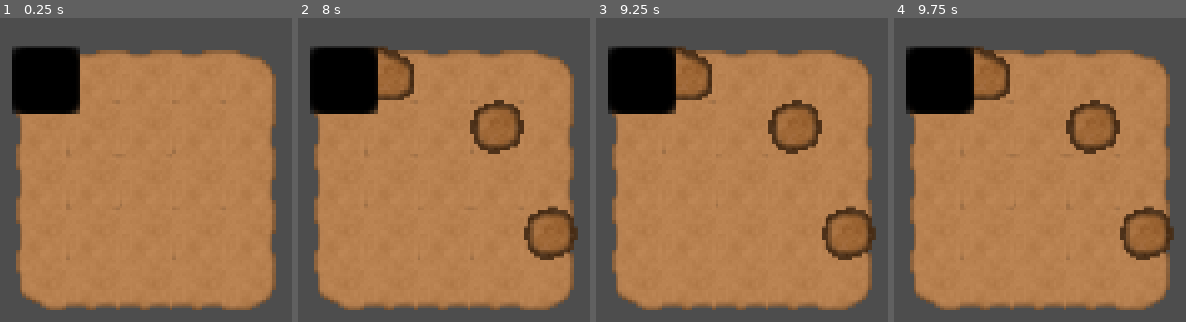
Above: before the commit, frames 1-4 (left to right).
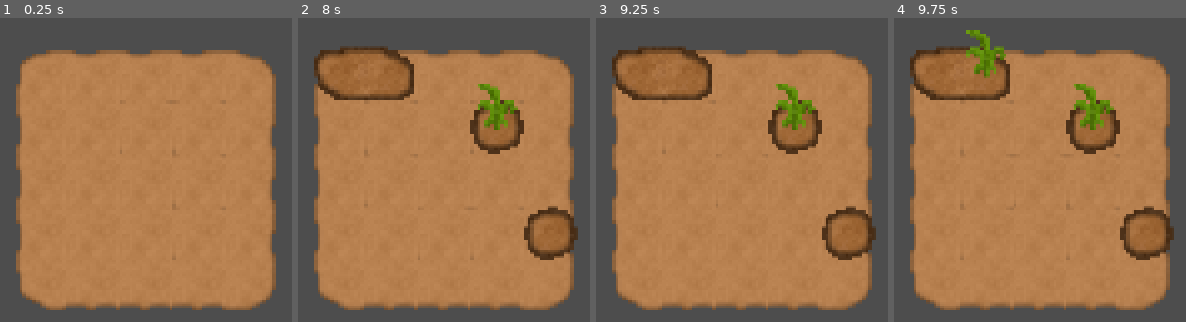
Above: after the commit, the same moments.

Repository: Sosenteam/farmy-farm
Game: Godot game, scene res://world.tscn
Two runs of this game, one before a commit and one after it. Both use one fixed random seed, a clock stepped at 60 frames per second and the inputs below. This scene is started directly instead of the project's main scene.
Inputs (mouse positions are in pixels of both pictures, inside the frame that each line leads up to):
- Up to frame 1 (0.25 s): no input
- Up to frame 2 (8 s): tap Enter at 0.5, 2, 3.5 s; move the mouse to (outside the picture) at 0.52 s; click (outside the picture) at 0.67 s; tap Space at 1.25, 2.75, 4.25 s; move the mouse to (outside the picture) at 1.27 s; click (outside the picture) at 1.42 s; move the mouse to (outside the picture) at 2.02 s; click (outside the picture) at 2.17 s; move the mouse to (391, 48) at 2.77 s; click (391, 48) at 2.92 s; move the mouse to (outside the picture) at 3.52 s; click (outside the picture) at 3.67 s; move the mouse to (outside the picture) at 4.27 s; click (outside the picture) at 4.42 s; move the mouse to (outside the picture) at 5.02 s; click (outside the picture) at 5.17 s; move the mouse to (outside the picture) at 5.77 s; click (outside the picture) at 5.92 s; move the mouse to (outside the picture) at 6.52 s; click (outside the picture) at 6.67 s; move the mouse to (outside the picture) at 7.27 s; click (outside the picture) at 7.42 s
- Up to frame 3 (9.25 s): move the mouse to (outside the picture) at 8.02 s; click (outside the picture) at 8.17 s; move the mouse to (689, 48) at 8.77 s; click (689, 48) at 8.92 s
- Up to frame 4 (9.75 s): move the mouse to (outside the picture) at 9.52 s; click (outside the picture) at 9.67 s

The runs differ from the first frame. In frame 1, 5.3% of the frame differs, in the area x 4-78%, y 9-80%; in frame 2, 6.2%; in frame 3, 6.2%; in frame 4, 7.1%, in the area x 4-76%, y 3-37%.

Commit message:
fixed assets breaking

Diff:
--- a/project.godot
+++ b/project.godot
@@ -11,7 +11,7 @@
 [application]
 
 config/name="FarmyFarm"
-run/main_scene="uid://buch5jd2tmlyc"
+run/main_scene="uid://f22n8up8a2mh"
 config/features=PackedStringArray("4.6", "GL Compatibility")
 
 [autoload]
--- a/tile_managing/heatmap.gd
+++ b/tile_managing/heatmap.gd
@@ -5,17 +5,19 @@
 
 
 func _draw() -> void:
-	var r:float = 0
-	var g:float = 0
-	var b:float = 0
+
 	for t in manager.map.size():
 		var tile = manager.map[t]
-		r = tile.ground.nitrogen
-		g = tile.ground.phosphorus
-		b = tile.ground.potassium
 		var x = manager.tiles.index_to_vector(t).x
 		var y = manager.tiles.index_to_vector(t).y
-		draw_rect(Rect2(x,y,16,16),Color(r,g,b,0.5))
+		# All Color
+		#var r:float = tile.ground.nitrogen
+		#var g:float = tile.ground.phosphorus
+		#var b:float = tile.ground.potassium
+		#draw_rect(Rect2(x*16,y*16,16,16),Color(r,g,b,0.1))
+
+		var a:float = tile.ground.nitrogen
+		draw_rect(Rect2(x*16,y*16,16,16),Color(1,0,0,remap(a,0,200,0,0.25)))
 
 func _process(delta: float) -> void:
 	queue_redraw()
--- a/tile_managing/tile_manager.gd
+++ b/tile_managing/tile_manager.gd
@@ -14,6 +14,7 @@
 	Global.on_tick.connect(on_tick)
 	for i in tiles.cells:
 		map.append(Tile.new([Dirt].pick_random(),[Corn,Wheat,Carrot].pick_random()))
+		map[i].ground.change_nutrients(randf_range(0,200),randf_range(0,200),randf_range(0,200))
 		#map.append(Tile.new(Dirt,Wheat))
 		map[i].occupant.change_growth_stage.connect(on_change_growth_stage.bind(i)) # Bind growthstage changes to function
 
--- a/tile_managing/tile_manager.tscn
+++ b/tile_managing/tile_manager.tscn
@@ -19,4 +19,7 @@
 tile_set = ExtResource("3_1lfs6")
 
 [node name="Heatmap" type="Node2D" parent="." unique_id=1343265419]
+visible = false
+z_index = 200
+z_as_relative = false
 script = ExtResource("4_cdvg4")
--- a/tilemaps/dirt.tres
+++ /dev/null
@@ -1,408 +0,0 @@
-[gd_resource type="TileSet" format=3 uid="uid://bbaqv4b05nraf"]
-
-[ext_resource type="Texture2D" uid="uid://d4by7m51jx5hq" path="res://assets/Dirt-soil.png" id="1_veckc"]
-[ext_resource type="Texture2D" uid="uid://c0f5yyqnr47nb" path="res://assets/soil.png" id="2_veckc"]
-
-[sub_resource type="TileSetAtlasSource" id="TileSetAtlasSource_km5ld"]
-texture = ExtResource("1_veckc")
-0:0/0 = 0
-0:0/0/terrain_set = 0
-0:0/0/terrain = 0
-0:0/0/physics_layer_0/polygon_0/points = PackedVector2Array(-8, -8, 8, -8, 8, 8, -8, 8)
-0:0/0/terrains_peering_bit/right_side = 0
-0:0/0/terrains_peering_bit/bottom_right_corner = 0
-0:0/0/terrains_peering_bit/bottom_side = 0
-1:0/0 = 0
-1:0/0/terrain_set = 0
-1:0/0/terrain = 0
-1:0/0/physics_layer_0/polygon_0/points = PackedVector2Array(-8, -8, 8, -8, 8, 8, -8, 8)
-1:0/0/terrains_peering_bit/right_side = 0
-1:0/0/terrains_peering_bit/bottom_right_corner = 0
-1:0/0/terrains_peering_bit/bottom_side = 0
-1:0/0/terrains_peering_bit/bottom_left_corner = 0
-1:0/0/terrains_peering_bit/left_side = 0
-2:0/0 = 0
-2:0/0/terrain_set = 0
-2:0/0/terrain = 0
-2:0/0/physics_layer_0/polygon_0/points = PackedVector2Array(-8, -8, 8, -8, 8, 8, -8, 8)
-2:0/0/terrains_peering_bit/bottom_side = 0
-2:0/0/terrains_peering_bit/bottom_left_corner = 0
-2:0/0/terrains_peering_bit/left_side = 0
-3:0/0 = 0
-3:0/0/terrain_set = 0
-3:0/0/terrain = 0
-3:0/0/physics_layer_0/polygon_0/points = PackedVector2Array(-8, -8, 8, -8, 8, 8, -8, 8)
-3:0/0/terrains_peering_bit/bottom_side = 0
-4:0/0 = 0
-4:0/0/terrain_set = 0
-4:0/0/terrain = 0
-4:0/0/physics_layer_0/polygon_0/points = PackedVector2Array(-8, -8, 8, -8, 8, 8, -8, 8)
-4:0/0/terrains_peering_bit/right_side = 0
-4:0/0/terrains_peering_bit/bottom_side = 0
-5:0/0 = 0
-5:0/0/terrain_set = 0
-5:0/0/terrain = 0
-5:0/0/physics_layer_0/polygon_0/points = PackedVector2Array(-8, -8, 8, -8, 8, 8, -8, 8)
-5:0/0/terrains_peering_bit/bottom_side = 0
-5:0/0/terrains_peering_bit/left_side = 0
-6:0/0 = 0
-6:0/0/terrain_set = 0
-6:0/0/terrain = 0
-6:0/0/physics_layer_0/polygon_0/points = PackedVector2Array(-8, -8, 8, -8, 8, 8, -8, 8)
-6:0/0/terrains_peering_bit/right_side = 0
-6:0/0/terrains_peering_bit/bottom_side = 0
-6:0/0/terrains_peering_bit/left_side = 0
-7:0/0 = 0
-7:0/0/terrain_set = 0
-7:0/0/terrain = 0
-7:0/0/physics_layer_0/polygon_0/points = PackedVector2Array(-8, -8, 8, -8, 8, 8, -8, 8)
-7:0/0/terrains_peering_bit/right_side = 0
-7:0/0/terrains_peering_bit/left_side = 0
-7:0/0/terrains_peering_bit/top_side = 0
-0:1/0 = 0
-0:1/0/terrain_set = 0
-0:1/0/terrain = 0
-0:1/0/physics_layer_0/polygon_0/points = PackedVector2Array(-8, -8, 8, -8, 8, 8, -8, 8)
-0:1/0/terrains_peering_bit/right_side = 0
-0:1/0/terrains_peering_bit/bottom_right_corner = 0
-0:1/0/terrains_peering_bit/bottom_side = 0
-0:1/0/terrains_peering_bit/top_side = 0
-0:1/0/terrains_peering_bit/top_right_corner = 0
-1:1/0 = 0
-1:1/0/terrain_set = 0
-1:1/0/terrain = 0
-1:1/0/physics_layer_0/polygon_0/points = PackedVector2Array(-8, -8, 8, -8, 8, 8, -8, 8)
-1:1/0/terrains_peering_bit/right_side = 0
-1:1/0/terrains_peering_bit/bottom_right_corner = 0
-1:1/0/terrains_peering_bit/bottom_side = 0
-1:1/0/terrains_peering_bit/bottom_left_corner = 0
-1:1/0/terrains_peering_bit/left_side = 0
-1:1/0/terrains_peering_bit/top_left_corner = 0
-1:1/0/terrains_peering_bit/top_side = 0
-1:1/0/terrains_peering_bit/top_right_corner = 0
-2:1/0 = 0
-2:1/0/terrain_set = 0
-2:1/0/terrain = 0
-2:1/0/physics_layer_0/polygon_0/points = PackedVector2Array(-8, -8, 8, -8, 8, 8, -8, 8)
-2:1/0/terrains_peering_bit/bottom_side = 0
-2:1/0/terrains_peering_bit/bottom_left_corner = 0
-2:1/0/terrains_peering_bit/left_side = 0
-2:1/0/terrains_peering_bit/top_left_corner = 0
-2:1/0/terrains_peering_bit/top_side = 0
-3:1/0 = 0
-3:1/0/terrain_set = 0
-3:1/0/terrain = 0
-3:1/0/physics_layer_0/polygon_0/points = PackedVector2Array(-8, -8, 8, -8, 8, 8, -8, 8)
-3:1/0/terrains_peering_bit/bottom_side = 0
-3:1/0/terrains_peering_bit/top_side = 0
-4:1/0 = 0
-4:1/0/terrain_set = 0
-4:1/0/terrain = 0
-4:1/0/physics_layer_0/polygon_0/points = PackedVector2Array(-8, -8, 8, -8, 8, 8, -8, 8)
-4:1/0/terrains_peering_bit/right_side = 0
-4:1/0/terrains_peering_bit/top_side = 0
-5:1/0 = 0
-5:1/0/terrain_set = 0
-5:1/0/terrain = 0
-5:1/0/physics_layer_0/polygon_0/points = PackedVector2Array(-8, -8, 8, -8, 8, 8, -8, 8)
-5:1/0/terrains_peering_bit/left_side = 0
-5:1/0/terrains_peering_bit/top_side = 0
-6:1/0 = 0
-6:1/0/terrain_set = 0
-6:1/0/terrain = 0
-6:1/0/physics_layer_0/polygon_0/points = PackedVector2Array(-8, -8, 8, -8, 8, 8, -8, 8)
-6:1/0/terrains_peering_bit/right_side = 0
-6:1/0/terrains_peering_bit/bottom_side = 0
-6:1/0/terrains_peering_bit/top_side = 0
-7:1/0 = 0
-7:1/0/terrain_set = 0
-7:1/0/terrain = 0
-7:1/0/physics_layer_0/polygon_0/points = PackedVector2Array(-8, -8, 8, -8, 8, 8, -8, 8)
-7:1/0/terrains_peering_bit/bottom_side = 0
-7:1/0/terrains_peering_bit/left_side = 0
-7:1/0/terrains_peering_bit/top_side = 0
-0:2/0 = 0
-0:2/0/terrain_set = 0
-0:2/0/terrain = 0
-0:2/0/physics_layer_0/polygon_0/points = PackedVector2Array(-8, -8, 8, -8, 8, 8, -8, 8)
-0:2/0/terrains_peering_bit/right_side = 0
-0:2/0/terrains_peering_bit/top_side = 0
-0:2/0/terrains_peering_bit/top_right_corner = 0
-1:2/0 = 0
-1:2/0/terrain_set = 0
-1:2/0/terrain = 0
-1:2/0/physics_layer_0/polygon_0/points = PackedVector2Array(-8, -8, 8, -8, 8, 8, -8, 8)
-1:2/0/terrains_peering_bit/right_side = 0
-1:2/0/terrains_peering_bit/left_side = 0
-1:2/0/terrains_peering_bit/top_left_corner = 0
-1:2/0/terrains_peering_bit/top_side = 0
-1:2/0/terrains_peering_bit/top_right_corner = 0
-2:2/0 = 0
-2:2/0/terrain_set = 0
-2:2/0/terrain = 0
-2:2/0/physics_layer_0/polygon_0/points = PackedVector2Array(-8, -8, 8, -8, 8, 8, -8, 8)
-2:2/0/terrains_peering_bit/left_side = 0
-2:2/0/terrains_peering_bit/top_left_corner = 0
-2:2/0/terrains_peering_bit/top_side = 0
-3:2/0 = 0
-3:2/0/terrain_set = 0
-3:2/0/terrain = 0
-3:2/0/physics_layer_0/polygon_0/points = PackedVector2Array(-8, -8, 8, -8, 8, 8, -8, 8)
-3:2/0/terrains_peering_bit/top_side = 0
-4:2/0 = 0
-4:2/0/terrain_set = 0
-4:2/0/terrain = 0
-4:2/0/physics_layer_0/polygon_0/points = PackedVector2Array(-8, -8, 8, -8, 8, 8, -8, 8)
-4:2/0/terrains_peering_bit/right_side = 0
-4:2/0/terrains_peering_bit/bottom_side = 0
-4:2/0/terrains_peering_bit/bottom_left_corner = 0
-4:2/0/terrains_peering_bit/left_side = 0
-4:2/0/terrains_peering_bit/top_left_corner = 0
-4:2/0/terrains_peering_bit/top_side = 0
-4:2/0/terrains_peering_bit/top_right_corner = 0
-5:2/0 = 0
-5:2/0/terrain_set = 0
-5:2/0/terrain = 0
-5:2/0/physics_layer_0/polygon_0/points = PackedVector2Array(-8, -8, 8, -8, 8, 8, -8, 8)
-5:2/0/terrains_peering_bit/right_side = 0
-5:2/0/terrains_peering_bit/bottom_right_corner = 0
-5:2/0/terrains_peering_bit/bottom_side = 0
-5:2/0/terrains_peering_bit/left_side = 0
-5:2/0/terrains_peering_bit/top_left_corner = 0
-5:2/0/terrains_peering_bit/top_side = 0
-5:2/0/terrains_peering_bit/top_right_corner = 0
-6:2/0 = 0
-6:2/0/terrain_set = 0
-6:2/0/terrain = 0
-6:2/0/physics_layer_0/polygon_0/points = PackedVector2Array(-8, -8, 8, -8, 8, 8, -8, 8)
-6:2/0/terrains_peering_bit/right_side = 0
-6:2/0/terrains_peering_bit/bottom_side = 0
-6:2/0/terrains_peering_bit/left_side = 0
-6:2/0/terrains_peering_bit/top_left_corner = 0
-6:2/0/terrains_peering_bit/top_side = 0
-7:2/0 = 0
-7:2/0/terrain_set = 0
-7:2/0/terrain = 0
-7:2/0/physics_layer_0/polygon_0/points = PackedVector2Array(-8, -8, 8, -8, 8, 8, -8, 8)
-7:2/0/terrains_peering_bit/right_side = 0
-7:2/0/terrains_peering_bit/bottom_right_corner = 0
-7:2/0/terrains_peering_bit/bottom_side = 0
-7:2/0/terrains_peering_bit/left_side = 0
-7:2/0/terrains_peering_bit/top_side = 0
-0:3/0 = 0
-0:3/0/terrain_set = 0
-0:3/0/terrain = 0
-0:3/0/physics_layer_0/polygon_0/points = PackedVector2Array(-8, -8, 8, -8, 8, 8, -8, 8)
-0:3/0/terrains_peering_bit/right_side = 0
-1:3/0 = 0
-1:3/0/terrain_set = 0
-1:3/0/terrain = 0
-1:3/0/physics_layer_0/polygon_0/points = PackedVector2Array(-8, -8, 8, -8, 8, 8, -8, 8)
-1:3/0/terrains_peering_bit/right_side = 0
-1:3/0/terrains_peering_bit/left_side = 0
-2:3/0 = 0
-2:3/0/terrain_set = 0
-2:3/0/terrain = 0
-2:3/0/physics_layer_0/polygon_0/points = PackedVector2Array(-8, -8, 8, -8, 8, 8, -8, 8)
-2:3/0/terrains_peering_bit/left_side = 0
-3:3/0 = 0
-3:3/0/terrain_set = 0
-3:3/0/terrain = 0
-3:3/0/physics_layer_0/polygon_0/points = PackedVector2Array(-8, -8, 8, -8, 8, 8, -8, 8)
-4:3/0 = 0
-4:3/0/terrain_set = 0
-4:3/0/terrain = 0
-4:3/0/physics_layer_0/polygon_0/points = PackedVector2Array(-8, -8, 8, -8, 8, 8, -8, 8)
-4:3/0/terrains_peering_bit/right_side = 0
-4:3/0/terrains_peering_bit/bottom_right_corner = 0
-4:3/0/terrains_peering_bit/bottom_side = 0
-4:3/0/terrains_peering_bit/bottom_left_corner = 0
-4:3/0/terrains_peering_bit/left_side = 0
-4:3/0/terrains_peering_bit/top_left_corner = 0
-4:3/0/terrains_peering_bit/top_side = 0
-5:3/0 = 0
-5:3/0/terrain_set = 0
-5:3/0/terrain = 0
-5:3/0/physics_layer_0/polygon_0/points = PackedVector2Array(-8, -8, 8, -8, 8, 8, -8, 8)
-5:3/0/terrains_peering_bit/right_side = 0
-5:3/0/terrains_peering_bit/bottom_right_corner = 0
-5:3/0/terrains_peering_bit/bottom_side = 0
-5:3/0/terrains_peering_bit/bottom_left_corner = 0
-5:3/0/terrains_peering_bit/left_side = 0
-5:3/0/terrains_peering_bit/top_side = 0
-5:3/0/terrains_peering_bit/top_right_corner = 0
-6:3/0 = 0
-6:3/0/terrain_set = 0
-6:3/0/terrain = 0
-6:3/0/physics_layer_0/polygon_0/points = PackedVector2Array(-8, -8, 8, -8, 8, 8, -8, 8)
-6:3/0/terrains_peering_bit/right_side = 0
-6:3/0/terrains_peering_bit/bottom_side = 0
-6:3/0/terrains_peering_bit/bottom_left_corner = 0
-6:3/0/terrains_peering_bit/left_side = 0
-6:3/0/terrains_peering_bit/top_left_corner = 0
-6:3/0/terrains_peering_bit/top_side = 0
-7:3/0 = 0
-7:3/0/terrain_set = 0
-7:3/0/terrain = 0
-7:3/0/physics_layer_0/polygon_0/points = PackedVector2Array(-8, -8, 8, -8, 8, 8, -8, 8)
-7:3/0/terrains_peering_bit/right_side = 0
-7:3/0/terrains_peering_bit/bottom_right_corner = 0
-7:3/0/terrains_peering_bit/bottom_side = 0
-7:3/0/terrains_peering_bit/left_side = 0
-7:3/0/terrains_peering_bit/top_side = 0
-7:3/0/terrains_peering_bit/top_right_corner = 0
-0:4/0 = 0
-0:4/0/terrain_set = 0
-0:4/0/terrain = 0
-0:4/0/physics_layer_0/polygon_0/points = PackedVector2Array(-8, -8, 8, -8, 8, 8, -8, 8)
-0:4/0/terrains_peering_bit/right_side = 0
-0:4/0/terrains_peering_bit/bottom_right_corner = 0
-0:4/0/terrains_peering_bit/bottom_side = 0
-0:4/0/terrains_peering_bit/top_side = 0
-1:4/0 = 0
-1:4/0/terrain_set = 0
-1:4/0/terrain = 0
-1:4/0/physics_layer_0/polygon_0/points = PackedVector2Array(-8, -8, 8, -8, 8, 8, -8, 8)
-1:4/0/terrains_peering_bit/bottom_side = 0
-1:4/0/terrains_peering_bit/bottom_left_corner = 0
-1:4/0/terrains_peering_bit/left_side = 0
-1:4/0/terrains_peering_bit/top_side = 0
-2:4/0 = 0
-2:4/0/terrain_set = 0
-2:4/0/terrain = 0
-2:4/0/physics_layer_0/polygon_0/points = PackedVector2Array(-8, -8, 8, -8, 8, 8, -8, 8)
-2:4/0/terrains_peering_bit/right_side = 0
-2:4/0/terrains_peering_bit/bottom_right_corner = 0
-2:4/0/terrains_peering_bit/bottom_side = 0
-2:4/0/terrains_peering_bit/left_side = 0
-3:4/0 = 0
-3:4/0/terrain_set = 0
-3:4/0/terrain = 0
-3:4/0/physics_layer_0/polygon_0/points = PackedVector2Array(-8, -8, 8, -8, 8, 8, -8, 8)
-3:4/0/terrains_peering_bit/right_side = 0
-3:4/0/terrains_peering_bit/bottom_side = 0
-3:4/0/terrains_peering_bit/bottom_left_corner = 0
-3:4/0/terrains_peering_bit/left_side = 0
-4:4/0 = 0
-4:4/0/terrain_set = 0
-4:4/0/terrain = 0
-4:4/0/physics_layer_0/polygon_0/points = PackedVector2Array(-8, -8, 8, -8, 8, 8, -8, 8)
-4:4/0/terrains_peering_bit/right_side = 0
-4:4/0/terrains_peering_bit/bottom_right_corner = 0
-4:4/0/terrains_peering_bit/bottom_side = 0
-4:4/0/terrains_peering_bit/left_side = 0
-4:4/0/terrains_peering_bit/top_side = 0
-5:4/0 = 0
-5:4/0/terrain_set = 0
-5:4/0/terrain = 0
-5:4/0/physics_layer_0/polygon_0/points = PackedVector2Array(-8, -8, 8, -8, 8, 8, -8, 8)
-5:4/0/terrains_peering_bit/right_side = 0
-5:4/0/terrains_peering_bit/bottom_side = 0
-5:4/0/terrains_peering_bit/bottom_left_corner = 0
-5:4/0/terrains_peering_bit/left_side = 0
-5:4/0/terrains_peering_bit/top_side = 0
-6:4/0 = 0
-6:4/0/terrain_set = 0
-6:4/0/terrain = 0
-6:4/0/physics_layer_0/polygon_0/points = PackedVector2Array(-8, -8, 8, -8, 8, 8, -8, 8)
-6:4/0/terrains_peering_bit/right_side = 0
-6:4/0/terrains_peering_bit/bottom_right_corner = 0
-6:4/0/terrains_peering_bit/bottom_side = 0
-6:4/0/terrains_peering_bit/left_side = 0
-6:4/0/terrains_peering_bit/top_left_corner = 0
-6:4/0/terrains_peering_bit/top_side = 0
-7:4/0 = 0
-7:4/0/terrain_set = 0
-7:4/0/terrain = 0
-7:4/0/physics_layer_0/polygon_0/points = PackedVector2Array(-8, -8, 8, -8, 8, 8, -8, 8)
-7:4/0/terrains_peering_bit/right_side = 0
-7:4/0/terrains_peering_bit/bottom_side = 0
-7:4/0/terrains_peering_bit/left_side = 0
-7:4/0/terrains_peering_bit/top_side = 0
-0:5/0 = 0
-0:5/0/terrain_set = 0
-0:5/0/terrain = 0
-0:5/0/physics_layer_0/polygon_0/points = PackedVector2Array(-8, -8, 8, -8, 8, 8, -8, 8)
-0:5/0/terrains_peering_bit/right_side = 0
-0:5/0/terrains_peering_bit/bottom_side = 0
-0:5/0/terrains_peering_bit/top_side = 0
-0:5/0/terrains_peering_bit/top_right_corner = 0
-1:5/0 = 0
-1:5/0/terrain_set = 0
-1:5/0/terrain = 0
-1:5/0/physics_layer_0/polygon_0/points = PackedVector2Array(-8, -8, 8, -8, 8, 8, -8, 8)
-1:5/0/terrains_peering_bit/bottom_side = 0
-1:5/0/terrains_peering_bit/left_side = 0
-1:5/0/terrains_peering_bit/top_left_corner = 0
-1:5/0/terrains_peering_bit/top_side = 0
-2:5/0 = 0
-2:5/0/terrain_set = 0
-2:5/0/terrain = 0
-2:5/0/physics_layer_0/polygon_0/points = PackedVector2Array(-8, -8, 8, -8, 8, 8, -8, 8)
-2:5/0/terrains_peering_bit/right_side = 0
-2:5/0/terrains_peering_bit/left_side = 0
-2:5/0/terrains_peering_bit/top_side = 0
-2:5/0/terrains_peering_bit/top_right_corner = 0
-3:5/0 = 0
-3:5/0/terrain_set = 0
-3:5/0/terrain = 0
-3:5/0/physics_layer_0/polygon_0/points = PackedVector2Array(-8, -8, 8, -8, 8, 8, -8, 8)
-3:5/0/terrains_peering_bit/right_side = 0
-3:5/0/terrains_peering_bit/left_side = 0
-3:5/0/terrains_peering_bit/top_left_corner = 0
-3:5/0/terrains_peering_bit/top_side = 0
-4:5/0 = 0
-4:5/0/terrain_set = 0
-4:5/0/terrain = 0
-4:5/0/physics_layer_0/polygon_0/points = PackedVector2Array(-8, -8, 8, -8, 8, 8, -8, 8)
-4:5/0/terrains_peering_bit/right_side = 0
-4:5/0/terrains_peering_bit/bottom_side = 0
-4:5/0/terrains_peering_bit/left_side = 0
-4:5/0/terrains_peering_bit/top_side = 0
-4:5/0/terrains_peering_bit/top_right_corner = 0
-5:5/0 = 0
-5:5/0/terrain_set = 0
-5:5/0/terrain = 0
-5:5/0/physics_layer_0/polygon_0/points = PackedVector2Array(-8, -8, 8, -8, 8, 8, -8, 8)
-5:5/0/terrains_peering_bit/right_side = 0
-5:5/0/terrains_peering_bit/bottom_side = 0
-5:5/0/terrains_peering_bit/left_side = 0
-5:5/0/terrains_peering_bit/top_left_corner = 0
-5:5/0/terrains_peering_bit/top_side = 0
-6:5/0 = 0
-6:5/0/terrain_set = 0
-6:5/0/terrain = 0
-6:5/0/physics_layer_0/polygon_0/points = PackedVector2Array(-8, -8, 8, -8, 8, 8, -8, 8)
-6:5/0/terrains_peering_bit/right_side = 0
-6:5/0/terrains_peering_bit/bottom_side = 0
-6:5/0/terrains_peering_bit/bottom_left_corner = 0
-6:5/0/terrains_peering_bit/left_side = 0
-6:5/0/terrains_peering_bit/top_side = 0
-6:5/0/terrains_peering_bit/top_right_corner = 0
-7:5/0 = 0
-7:5/0/physics_layer_0/polygon_0/points = PackedVector2Array(-8, -8, 8, -8, 8, 8, -8, 8)
-
-[sub_resource type="TileSetAtlasSource" id="TileSetAtlasSource_i2t4f"]
-texture = ExtResource("2_veckc")
-0:0/0 = 0
-0:0/0/terrain_set = 0
-0:0/0/terrain = 1
-0:0/0/physics_layer_0/polygon_0/points = PackedVector2Array(-8, -8, 8, -8, 8, 8, -8, 8)
-0:0/0/terrains_peering_bit/right_side = 1
-0:0/0/terrains_peering_bit/bottom_right_corner = 1
-0:0/0/terrains_peering_bit/bottom_side = 1
-0:0/0/terrains_peering_bit/bottom_left_corner = 1
-0:0/0/terrains_peering_bit/left_side = 1
-0:0/0/terrains_peering_bit/top_left_corner = 1
-0:0/0/terrains_peering_bit/top_side = 1
-0:0/0/terrains_peering_bit/top_right_corner = 1
-
-[resource]
-physics_layer_0/collision_layer = 1
-terrain_set_0/mode = 0
-terrain_set_0/terrain_0/name = "DirtToSoil"
-terrain_set_0/terrain_0/color = Color(0.5, 0.34375, 0.25, 1)
-terrain_set_0/terrain_1/name = "Soil"
-terrain_set_0/terrain_1/color = Color(0.5, 0.4375, 0.25, 1)
-sources/0 = SubResource("TileSetAtlasSource_km5ld")
-sources/1 = SubResource("TileSetAtlasSource_i2t4f")
--- a/tilemaps/tile_occupant.tres
+++ b/tilemaps/tile_occupant.tres
@@ -2,7 +2,7 @@
 
 [ext_resource type="Texture2D" uid="uid://4wrn3rccs4if" path="res://assets/plants/carrot.png" id="1_2r3ew"]
 [ext_resource type="Texture2D" uid="uid://s5b8s7kn7ku2" path="res://assets/plants/wheat.png" id="1_mphft"]
-[ext_resource type="Texture2D" uid="uid://dpqvw0yrqdxh" path="res://assets/plants/corn/stalk_spritesheet.png" id="2_mphft"]
+[ext_resource type="Texture2D" uid="uid://cau7o1kef41cd" path="res://assets/plants/corn.png" id="3_mphft"]
 
 [sub_resource type="TileSetAtlasSource" id="TileSetAtlasSource_5riq7"]
 resource_name = "Wheat"
@@ -34,9 +34,8 @@
 
 [sub_resource type="TileSetAtlasSource" id="TileSetAtlasSource_jvcuk"]
 resource_name = "Corn"
-texture = ExtResource("2_mphft")
+texture = ExtResource("3_mphft")
 texture_region_size = Vector2i(16, 32)
-0:0/next_alternative_id = 2
 0:0/0 = 0
 0:0/0/texture_origin = Vector2i(0, 15)
 1:0/0 = 0
@@ -49,6 +48,10 @@
 4:0/0/texture_origin = Vector2i(0, 15)
 5:0/0 = 0
 5:0/0/texture_origin = Vector2i(0, 15)
+6:0/0 = 0
+6:0/0/texture_origin = Vector2i(0, 15)
+7:0/0 = 0
+7:0/0/texture_origin = Vector2i(0, 15)
 
 [resource]
 sources/1 = SubResource("TileSetAtlasSource_v826q")
Not shown, changed: Assets/old_assets/Dirt-soil.png.import
Not shown, changed: Assets/old_assets/soil.png.import
Not shown, changed: Assets/plants/corn.png.import
Not shown: 1 places in tilemaps/grass.tres that only renumber resources
